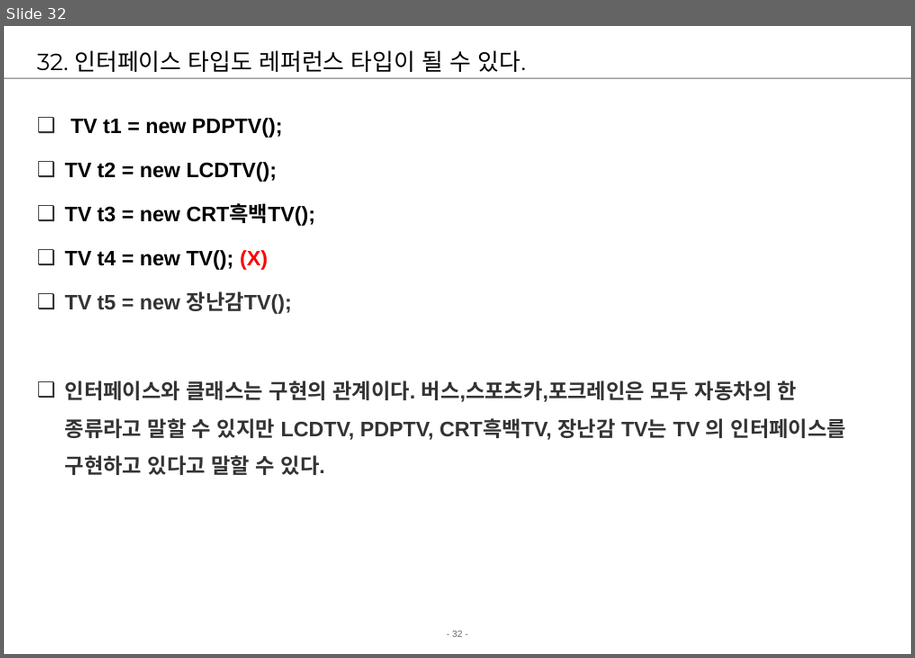
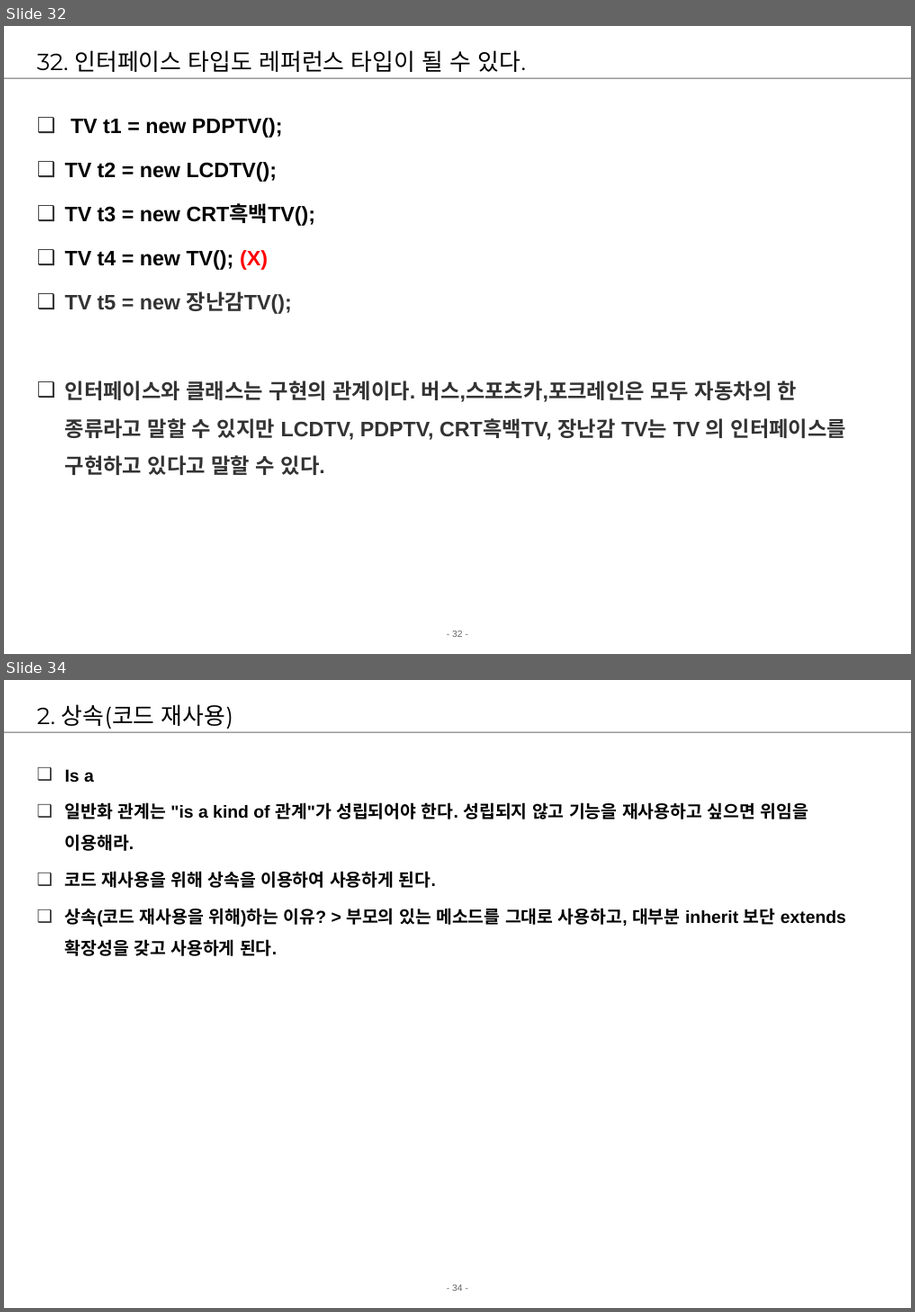
Before and after one commit to young0715/chapter01, a slide deck: src/02.Java기본-객체지향기본개념.ppt. Shown one above the other, each under a label of ours: slide 32 before the commit, slides 32 and 34 after it; the slides between them are not shown. The pictures are 915x658 and 915x1312 pixels, drawn with LibreOffice and Linux fonts; fonts in the diff are those of the drawing; background and template pictures are left out. Boxes give left, top, right and bottom in pixels: in the first picture for what was removed or moved away, otherwise in the second. Text is boxed around its words. In the diff, an @@ line names an element or a change of style, - is before the commit and + after.

```diff
--- a/src/02.Java기본-객체지향기본개념.ppt
+++ b/src/02.Java기본-객체지향기본개념.ppt
@@ slide 34 added at [4, 680, 911, 1308], background #FFFFFF; not listed: 2 template elements that a slide beside it also shows @@
@@ title added at [37, 704, 234, 729], 20 pt, text #000000 @@
+2. 상속(코드 재사용)
@@ text added at [65, 769, 846, 956], 15 pt, text #000000, bold @@
+❑ Is a
+❑ 일반화 관계는 "is a kind of 관계"가 성립되어야 한다. 성립되지 않고 기능을 재사용하고 싶으면 위임을 이용해라.
+❑ 코드 재사용을 위해 상속을 이용하여 사용하게 된다.
+❑ 상속(코드 재사용을 위해)하는 이유? > 부모의 있는 메소드를 그대로 사용하고, 대부분 inherit 보단 extends 확장성을 갖고 사용하게 된다.
```
Also in this commit, not shown: 1 slide changed, 4 other slides added, 3 other files.
